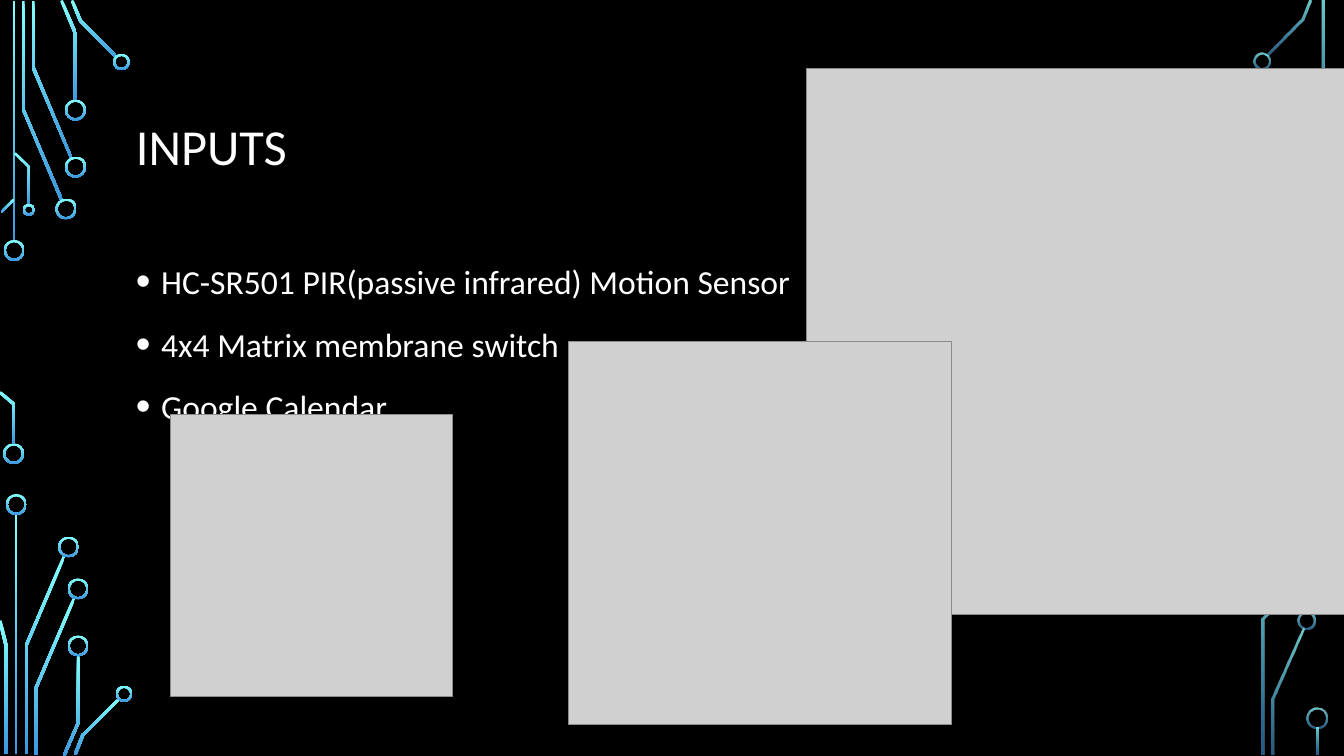
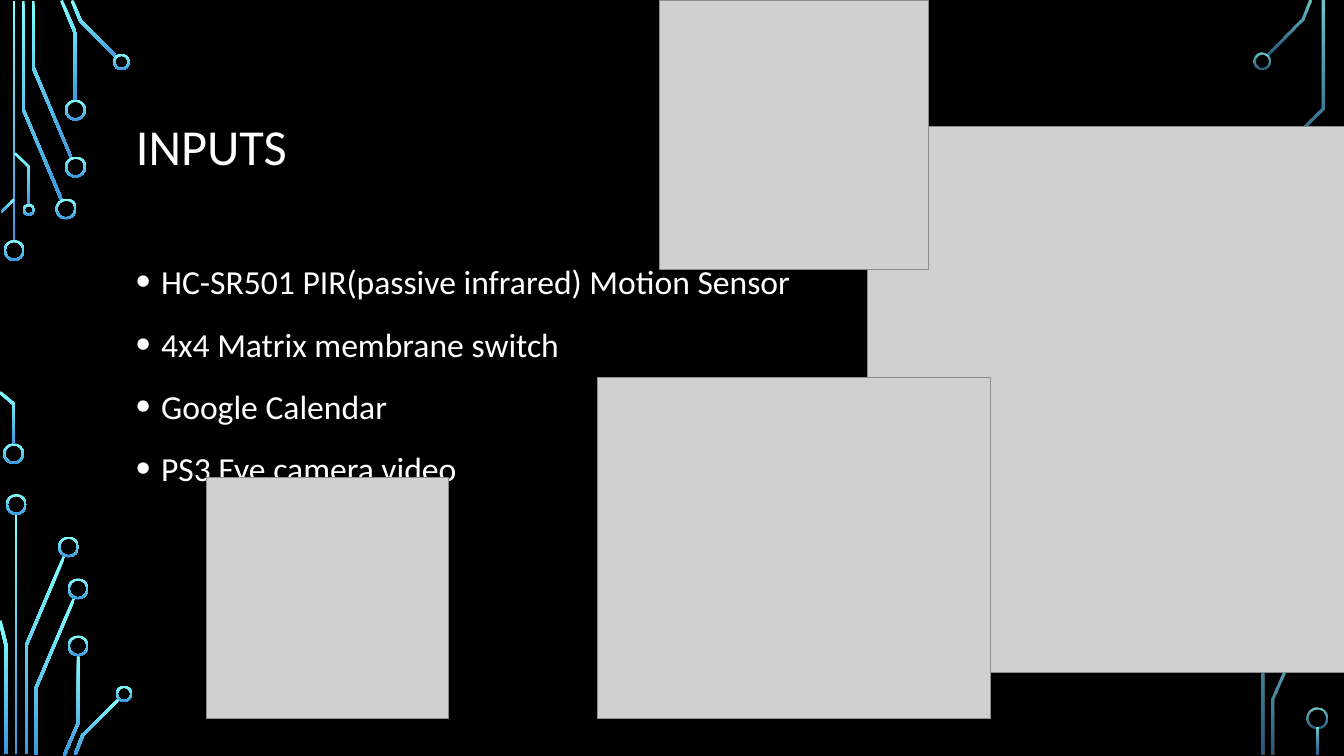
Before and after one commit to AdamCorbinFAUPhD/CEN5035-Software-Engineering-Course-Project, a slide deck: slide 3 of proposal/Smart Security System_presentation.pptx. Drawn at 1344x756 pixels with LibreOffice and Linux fonts; fonts in the diff are those of the drawing; grey boxes stand for pictures; background and template pictures are left out. Boxes give left, top, right and bottom in pixels: in the first picture for what was removed or moved away, otherwise in the second. Text is boxed around its words. In the diff, an @@ line names an element or a change of style, - is before the commit and + after.

Commit message:
Moving PS3 Eye over to inputs

```diff
--- a/proposal/Smart Security System_presentation.pptx
+++ b/proposal/Smart Security System_presentation.pptx
@@ picture: place and size @@
-picture at bbox=[569, 341, 952, 724]
+picture at bbox=[659, 0, 930, 270]
@@ picture: place and size @@
-picture at bbox=[807, 69, 1344, 615]
+picture at bbox=[867, 126, 1344, 673]
@@ picture added at bbox=[598, 377, 991, 719] @@
@@ text at bbox=[161, 454, 456, 490]: paragraph added @@
+• PS3 Eye camera video
@@ picture: place and size @@
-picture at bbox=[170, 415, 453, 698]
+picture at bbox=[207, 478, 448, 719]
@@ freeform shape removed at bbox=[1299, 612, 1316, 629] @@
```
Also in this commit, not shown: 1 other slide changed.
